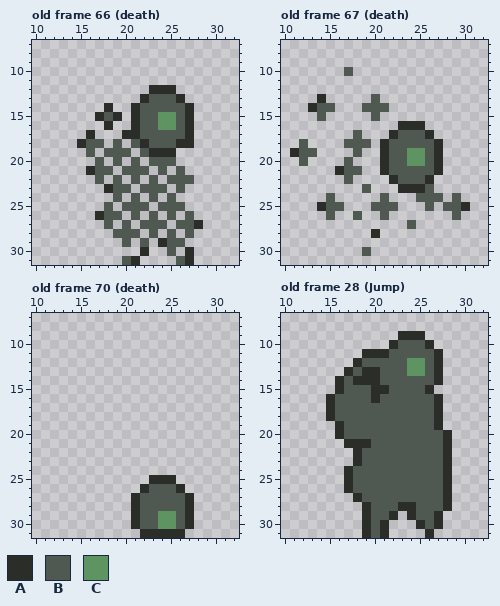
Pixel-art file, stored at Assets/Art/Animations/Player/player.aseprite. The first picture shows the starting point.
46x32 pixels, 72 frames. Shown: old frame 66 (death): x 10..32, y 7..31; old frame 67 (death): x 10..32, y 7..31; old frame 70 (death): x 10..32, y 7..31; old frame 28 (Jump): x 10..32, y 7..31. The commit also changed other frames, which this record leaves out.
Palette (. is transparent): A #2b2d28  B #4f5951  C #5e9462
Pixels before, old frame 66 (death), first column x 15:
12 ........AAA...
13 .......ABBBA..
14 ...A..ABBBBBA.
15 ..ABA.ABBCCBA.
16 ...A..ABBCCBA.
17 .A...AABBBBBA.
18 ABB.B.BABBBAA.
19 .B.BBB.BAAA...
20 ..B.B.B.BBB...
21 .ABB.BBB.B.B..
22 ..B.B.B.B.BBB.
23 ...ABB.BBB.B..
24 ....B.B.B.B...
25 ...B.BBB.BBB..
26 ..ABB.B.B.B.B.
27 ...B.B.BBB.BBA
28 ....BBB.B.B.B.
29 .....B.B.ABB..
30 .......A..B.A.
31 .....BA....BA.
Pixels before, old frame 67 (death), first column x 11:
10 ......B.............
11 ....................
12 ....................
13 ...A.....B..........
14 ..ABB...BBB.........
15 ...B.....B..........
16 ............AAA.....
17 .......B...ABBBA....
18 .B....BBB.ABBBBBA...
19 ABB....B..ABBCCBA...
20 .B....B...ABBCCBA...
21 .....ABB..ABBBBBA...
22 ......B....ABBBA....
23 ........B...AAAB....
24 ....B.....B...BBB.B.
25 ...ABB...BBB...B.BBA
26 ....B..B..B.......B.
27 .............B......
28 .........A..........
29 ....................
30 ........B...........
Pixels before, old frame 70 (death), first column x 21:
25 ..AAA..
26 .ABBBA.
27 ABBBBBA
28 ABBBBBA
29 ABBCCBA
30 ABBCCBA
31 .AAAAA.
Pixels before, old frame 28 (Jump), first column x 15:
 9 ........AAA...
10 .......ABBBA..
11 ....AAABBBBBA.
12 ...ABBBBBCCBA.
13 ..ABAABBBCCBA.
14 .ABAAABBBBBBA.
15 .ABBBAABBBBA..
16 ABBBBABBBBBBA.
17 ABBBBBBBBBBBA.
18 ABBBBBBBBBBBA.
19 .ABBBBBBBBBBA.
20 .ABBBBBBBBBBBA
21 ..AAABBBBBBBBA
22 ...ABBBBBBBBBA
23 ...ABBBBBBBBBA
24 ..ABBBBBBBBBBA
25 ..ABBBBBBBBBBA
26 ..ABBBBBBBBBBA
27 ...ABBBBBBBBBA
28 ....ABBBAABBBA
29 ....ABBA.ABBA.
30 ....ABA...ABA.
31 ....ABA....A..
After the commit:
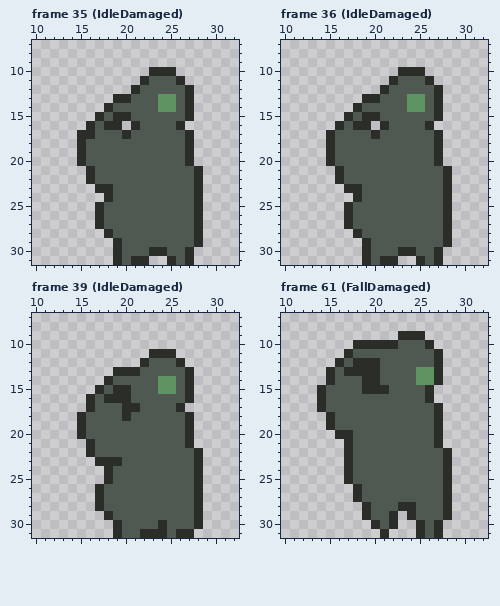
A new or re-ordered frame is compared with the old frame closest to it.
Diff:
frames 72 -> 76
Changed rows in their new state; - is an unchanged pixel.
Frame 35 (IdleDamaged) against old frame 66 (death), layer "Head":
first column x 15:
10 --------AAA---
11 -------ABBBA--
12 ------ABBBBBA-
13 ----AABB-CCBA-
14 ----BBB--CC---
15 -----AB--BB---
16 -AB-A----BBA.-
17 A-BBB-B-------
18 ---B-B-B---B--
19 A-B---B-BBBBA-
20 AB-B-B-B---BA-
21 ----B---B-B-BA
22 -A-B-B-B-B---A
23 --A---B---B-BA
24 ---A-B-B-B-BBA
25 --A-B---B---BA
26 -----B-B-B-B-A
27 --A-B-B---B---
28 ---A---B-B-B-A
29 ----A-B-BB--BA
30 ----ABBBAA-B--
31 ----A--A--A---
Frame 36 (IdleDamaged) against old frame 67 (death), layer "Head":
first column x 11:
10 ------.-----AAA-----
11 -----------ABBBA----
12 ----------ABBBBBA---
13 ---.----AABBBCCBA---
14 --...--A---BBCCBA---
15 ---.--ABAABBBBBBA---
16 -----ABAA-ABBBBA----
17 ----ABB-BABB---BA---
18 -.--AB---BB---------
19 ...-ABB-BBB--BB-----
20 -.--AB-BBBB--BB-----
21 --------BBB-----BA--
22 -----A-BBBBB---BBA--
23 ------AA-BBBBBB-BA--
24 ----.--ABB-BBB---A.-
25 ---...ABB---BBB-BA..
26 ----.-A-BB-BBBBBBA.-
27 ------ABBBBBB-BBBA--
28 -------ABBBBBBBBBA--
29 --------ABBBBBBBBA--
30 --------ABBBAABBA---
31 --------ABAA--ABA---
Frame 39 (IdleDamaged) against old frame 70 (death), layer "Head":
first column x 15:
11 --------AAA---
12 -------ABBBA--
13 ----AAABBBBBA-
14 ---ABBBBBCCBA-
15 --ABAABBBCCBA-
16 -ABAAABBBBBBA-
17 -ABBBAABBBBA--
18 ABBBBABBBBBBA-
19 ABBBBBBBBBBBA-
20 ABBBBBBBBBBBA-
21 -ABBBBBBBBBBA-
22 -ABBBBBBBBBBBA
23 --AAABBBBBBBBA
24 ---ABBBBBBBBBA
25 ---ABBBBBBBBBA
26 --ABBBBB---BBA
27 --ABBBB-----BA
28 --ABBBB-----BA
29 ---ABBB--BB-BA
30 ----ABB--AB-BA
31 ----ABB---B-A-
Frame 61 (FallDamaged) is new; against old frame 28 (Jump), layer "Head":
first column x 14:
10 ----AAAA-------
11 ---ABBBB-------
12 --AB-AA---BB---
13 -AB-A-----B-C--
14 -AB-B------CC--
15 ABB--A---------
16 AB----B-----A.-
17 AB-------------
19 -AB------------
20 ---A---------A.
21 ----BB-------A.
22 ---AB----------
23 ---AB----------
26 ---.A----------
29 -------------BA
30 -----.ABA------
31 -----..----ABA-
Changed places in both pictures, as pixel boxes (x1, y1, x2, y2):
changed: (77, 67, 203, 265)
changed: (290, 67, 470, 265)
changed: (77, 349, 203, 538)
changed: (317, 340, 452, 538)
